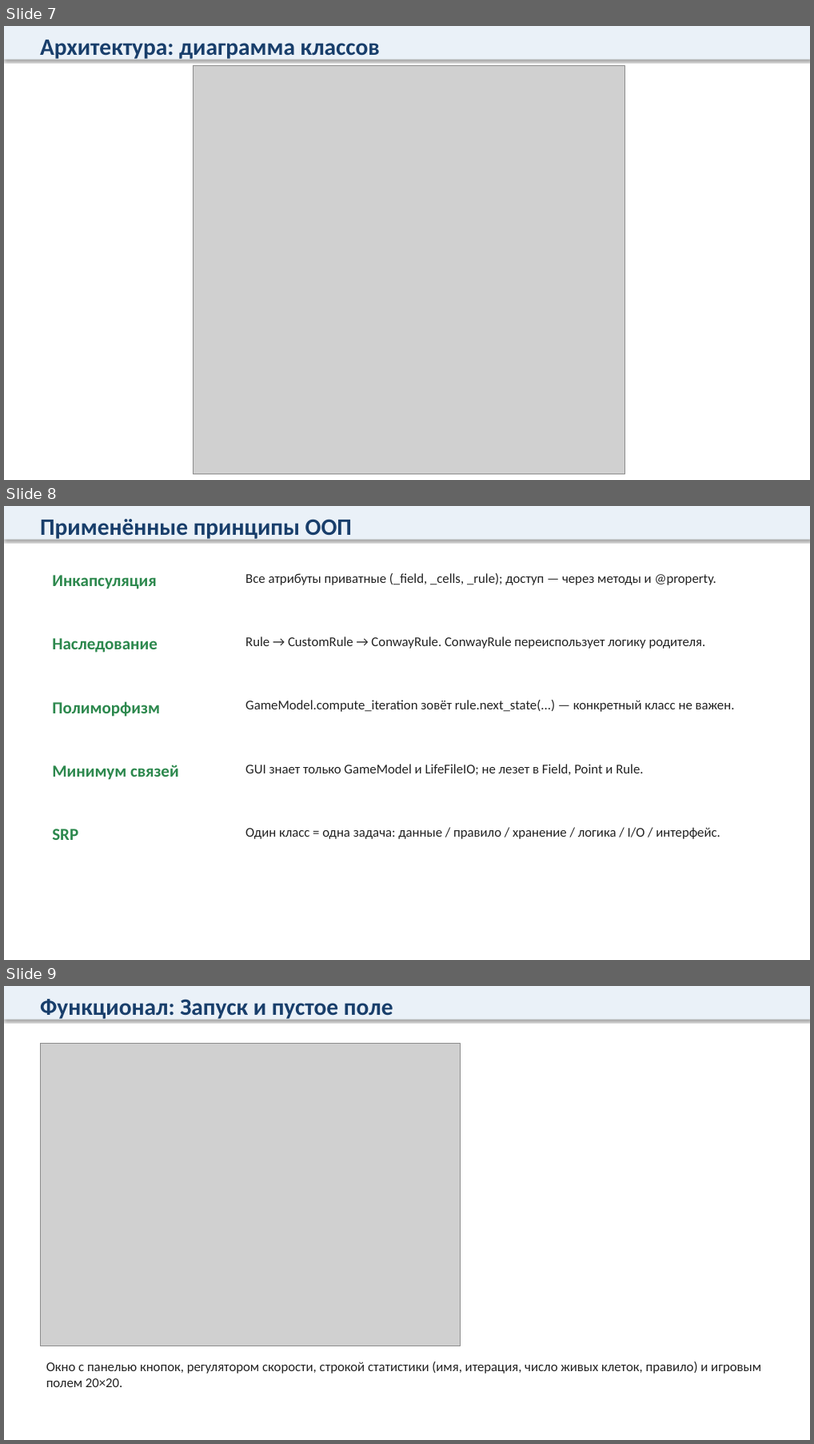
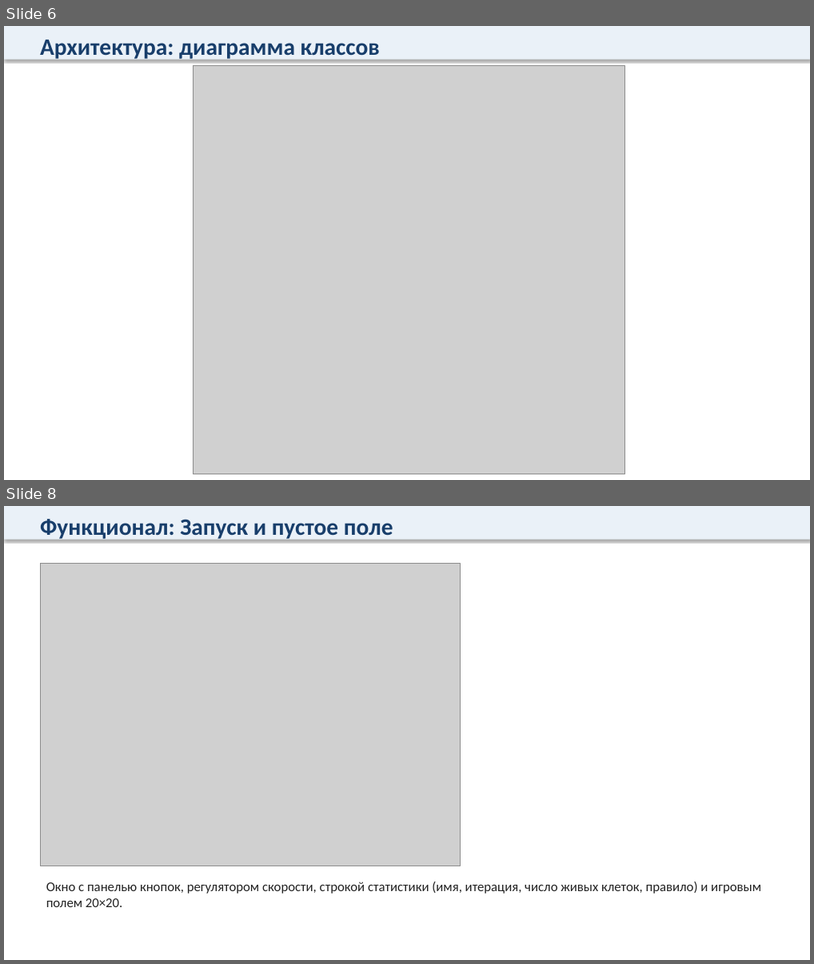
Before and after one commit to Dizrane/gamelife, a slide deck: docs/Презентация.pptx. Shown one above the other, each under a label of ours: slides 7, 8 and 9 before the commit, slides 6 and 8 after it; the slides between them are not shown. The pictures are 814x1444 and 814x964 pixels, drawn with LibreOffice and Linux fonts; fonts in the diff are those of the drawing; grey boxes stand for pictures. Boxes give left, top, right and bottom in pixels: in the first picture for what was removed or moved away, otherwise in the second. Text is boxed around its words. In the diff, an @@ line names an element or a change of style, - is before the commit and + after.

```diff
--- a/docs/Презентация.pptx
+++ b/docs/Презентация.pptx
@@ slide 8 removed at (4, 506, 810, 960), background #FFFFFF @@
@@ rectangle removed at (4, 506, 810, 540) @@
@@ text removed at (40, 519, 352, 541) @@
-Применённые принципы ООП
@@ text removed at (52, 575, 156, 589) @@
-Инкапсуляция
@@ text removed at (246, 573, 717, 585) @@
-Все атрибуты приватные (_field, _cells, _rule); доступ — через методы и @property.
@@ text removed at (52, 638, 158, 652) @@
-Наследование
@@ text removed at (246, 636, 706, 648) @@
-Rule → CustomRule → ConwayRule. ConwayRule переиспользует логику родителя.
@@ text removed at (52, 701, 160, 716) @@
-Полиморфизм
@@ text removed at (246, 700, 735, 712) @@
-GameModel.compute_iteration зовёт rule.next_state(...) — конкретный класс не важен.
@@ text removed at (52, 764, 179, 780) @@
-Минимум связей
@@ text removed at (246, 764, 643, 775) @@
-GUI знает только GameModel и LifeFileIO; не лезет в Field, Point и Rule.
@@ text removed at (52, 828, 78, 840) @@
-SRP
@@ text removed at (246, 827, 721, 839) @@
-Один класс = одна задача: данные / правило / хранение / логика / I/O / интерфейс.
@@ what was slide 7 is now slide 6 @@
@@ what was slide 9 is now slide 8 @@
```
Also in this commit, not shown: 3 slides changed, 1 slide added, 1 other slide removed.
